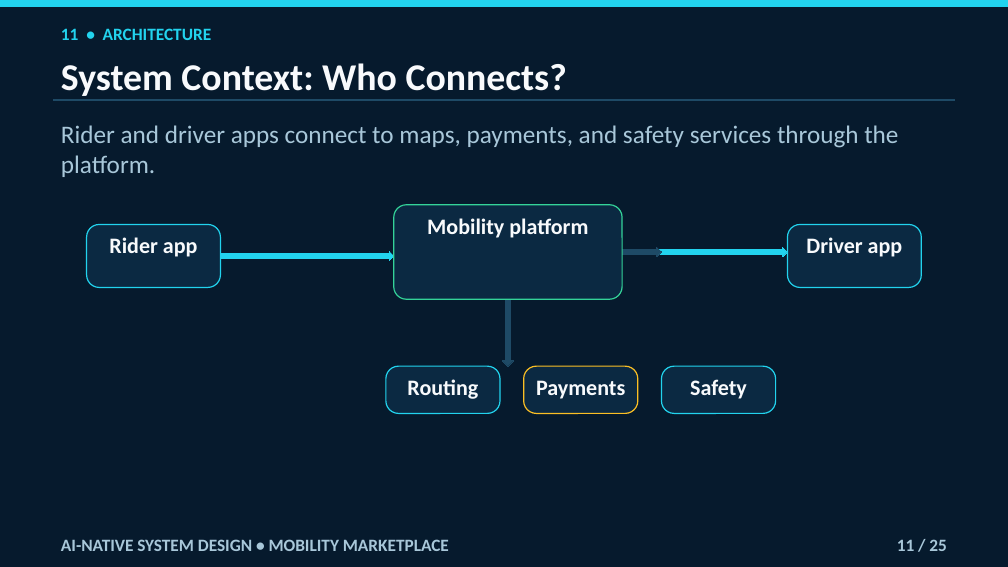
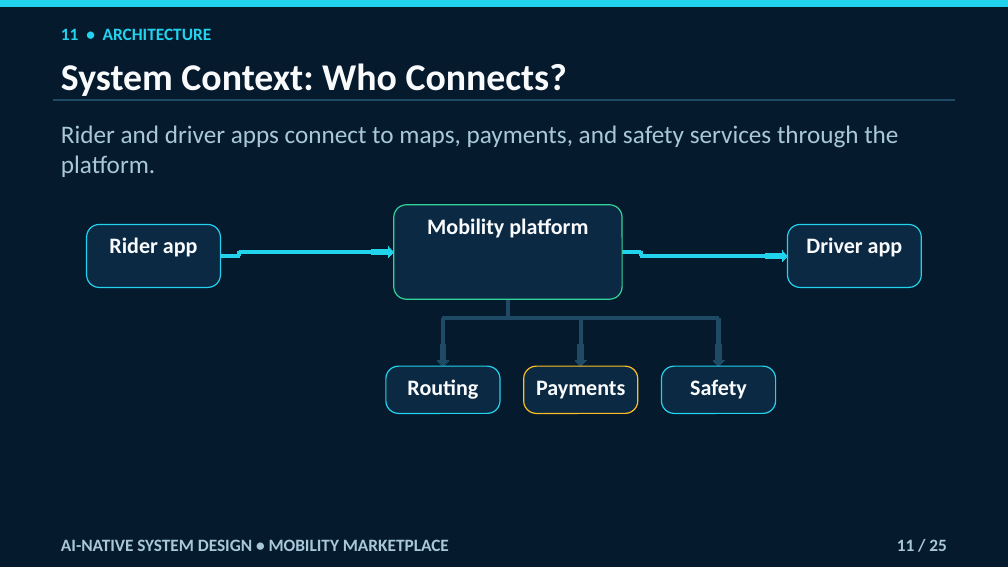
Before and after one commit to navaidya/learning, a slide deck: slide 11 of video/system-design/ai-native-mobility-marketplace/ai-native-mobility-marketplace.pptx. Drawn at 1008x567 pixels with LibreOffice and Linux fonts; fonts in the diff are those of the drawing. Boxes give left, top, right and bottom in pixels: in the first picture for what was removed or moved away, otherwise in the second. Text is boxed around its words. In the diff, an @@ line names an element or a change of style, - is before the commit and + after.

```diff
--- a/video/system-design/ai-native-mobility-marketplace/ai-native-mobility-marketplace.pptx
+++ b/video/system-design/ai-native-mobility-marketplace/ai-native-mobility-marketplace.pptx
@@ rectangle added at (x1=221, y1=254, x2=240, y2=257), fill #22D3EE, outline #22D3EE 0 pt @@
@@ rectangle added at (x1=238, y1=252, x2=241, y2=256), fill #22D3EE, outline #22D3EE 0 pt @@
@@ rectangle added at (x1=240, y1=250, x2=372, y2=253), fill #22D3EE, outline #22D3EE 0 pt @@
@@ right arrow resized from (x1=221, y1=251, x2=394, y2=260) to (x1=372, y1=247, x2=394, y2=258) @@
@@ right arrow removed at (x1=622, y1=247, x2=662, y2=256) @@
@@ rectangle added at (x1=622, y1=250, x2=641, y2=253), fill #22D3EE, outline #22D3EE 0 pt @@
@@ rectangle added at (x1=640, y1=252, x2=643, y2=256), fill #22D3EE, outline #22D3EE 0 pt @@
@@ rectangle added at (x1=641, y1=254, x2=766, y2=257), fill #22D3EE, outline #22D3EE 0 pt @@
@@ right arrow resized from (x1=622, y1=247, x2=788, y2=256) to (x1=765, y1=250, x2=787, y2=262) @@
@@ rectangle added at (x1=507, y1=299, x2=510, y2=318), fill #1E4A66, outline #1E4A66 0 pt @@
@@ rectangle added at (x1=442, y1=318, x2=445, y2=344), fill #1E4A66, outline #1E4A66 0 pt @@
@@ rectangle added at (x1=443, y1=317, x2=508, y2=320), fill #1E4A66, outline #1E4A66 0 pt @@
@@ rectangle added at (x1=508, y1=317, x2=581, y2=320), fill #1E4A66, outline #1E4A66 0 pt @@
@@ rectangle added at (x1=508, y1=317, x2=719, y2=320), fill #1E4A66, outline #1E4A66 0 pt @@
@@ rectangle added at (x1=579, y1=318, x2=582, y2=344), fill #1E4A66, outline #1E4A66 0 pt @@
@@ rectangle added at (x1=717, y1=318, x2=720, y2=344), fill #1E4A66, outline #1E4A66 0 pt @@
@@ down arrow resized from (x1=503, y1=299, x2=514, y2=367) to (x1=438, y1=344, x2=449, y2=366) @@
@@ down arrow added at (x1=575, y1=344, x2=587, y2=366), fill #1E4A66, outline #1E4A66 0 pt @@
@@ down arrow added at (x1=713, y1=344, x2=724, y2=366), fill #1E4A66, outline #1E4A66 0 pt @@
```
Also in this commit, not shown: 13 other slides changed.
